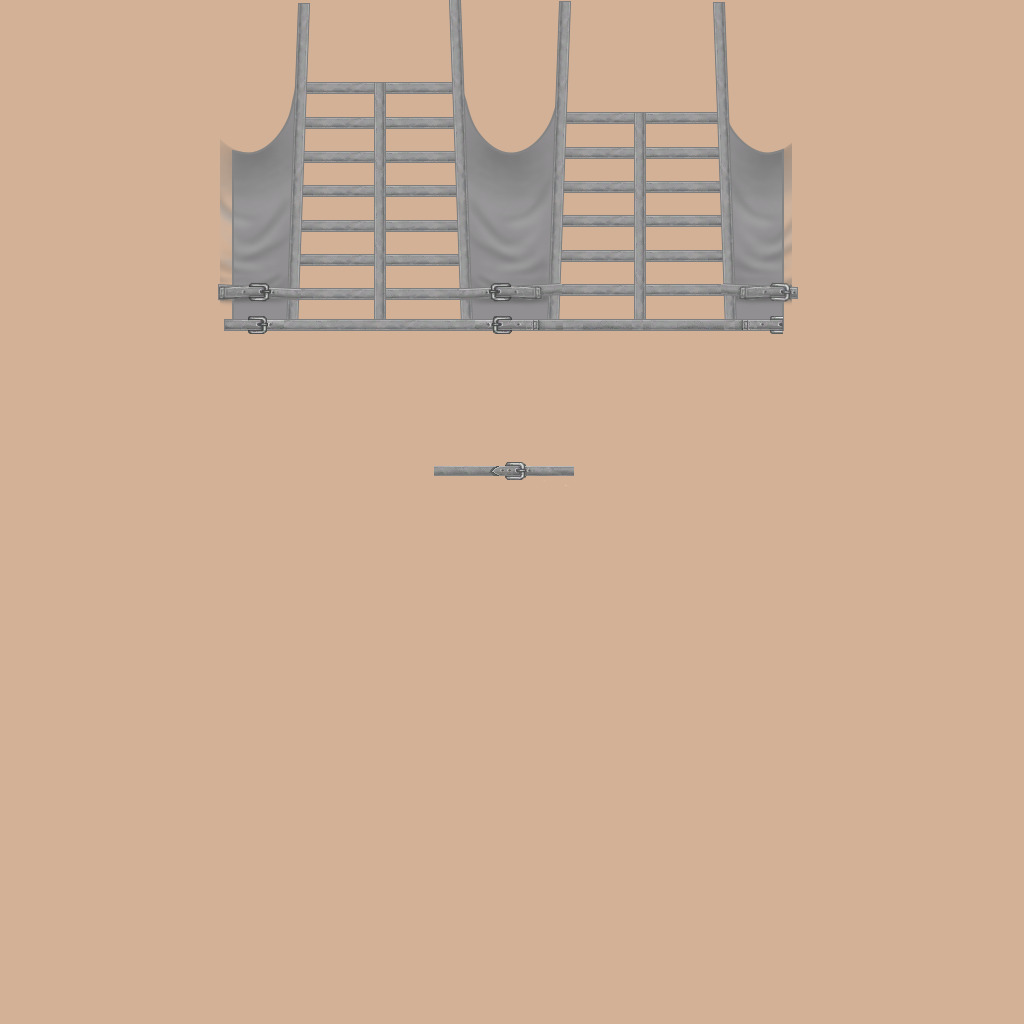
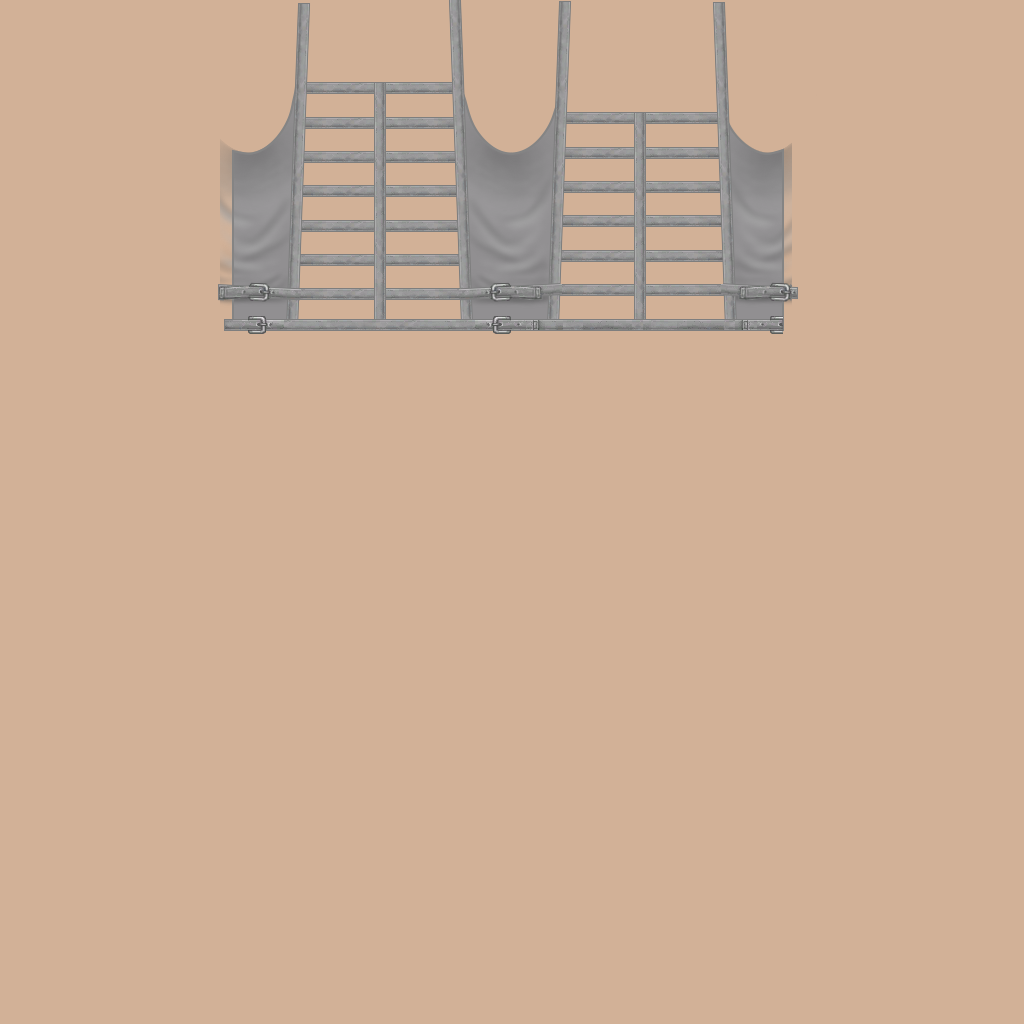
Layer changes from the first 1024 × 1024 image to the second:
hid "clasps over", painted on it over left=248, top=283, right=578, bottom=486
